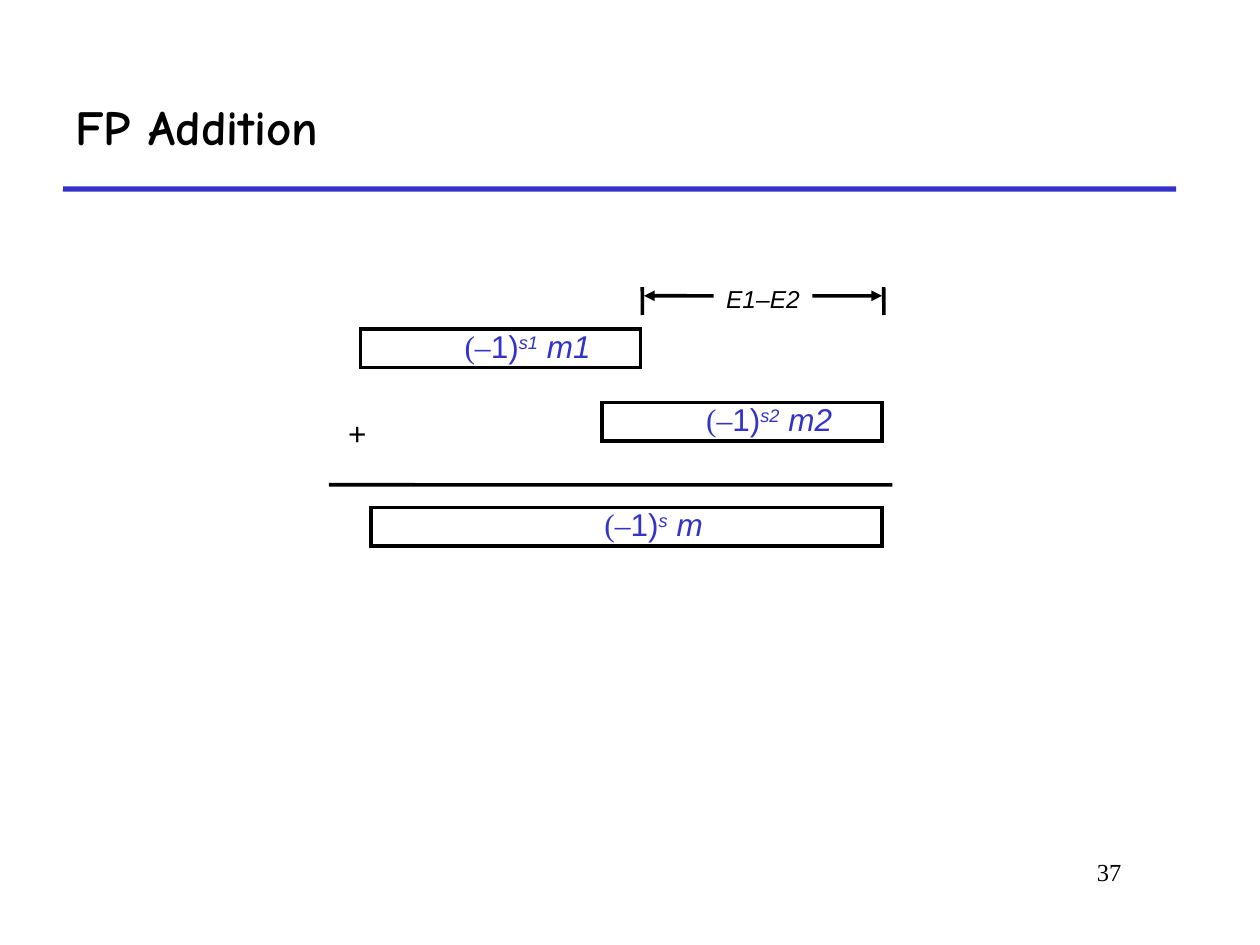
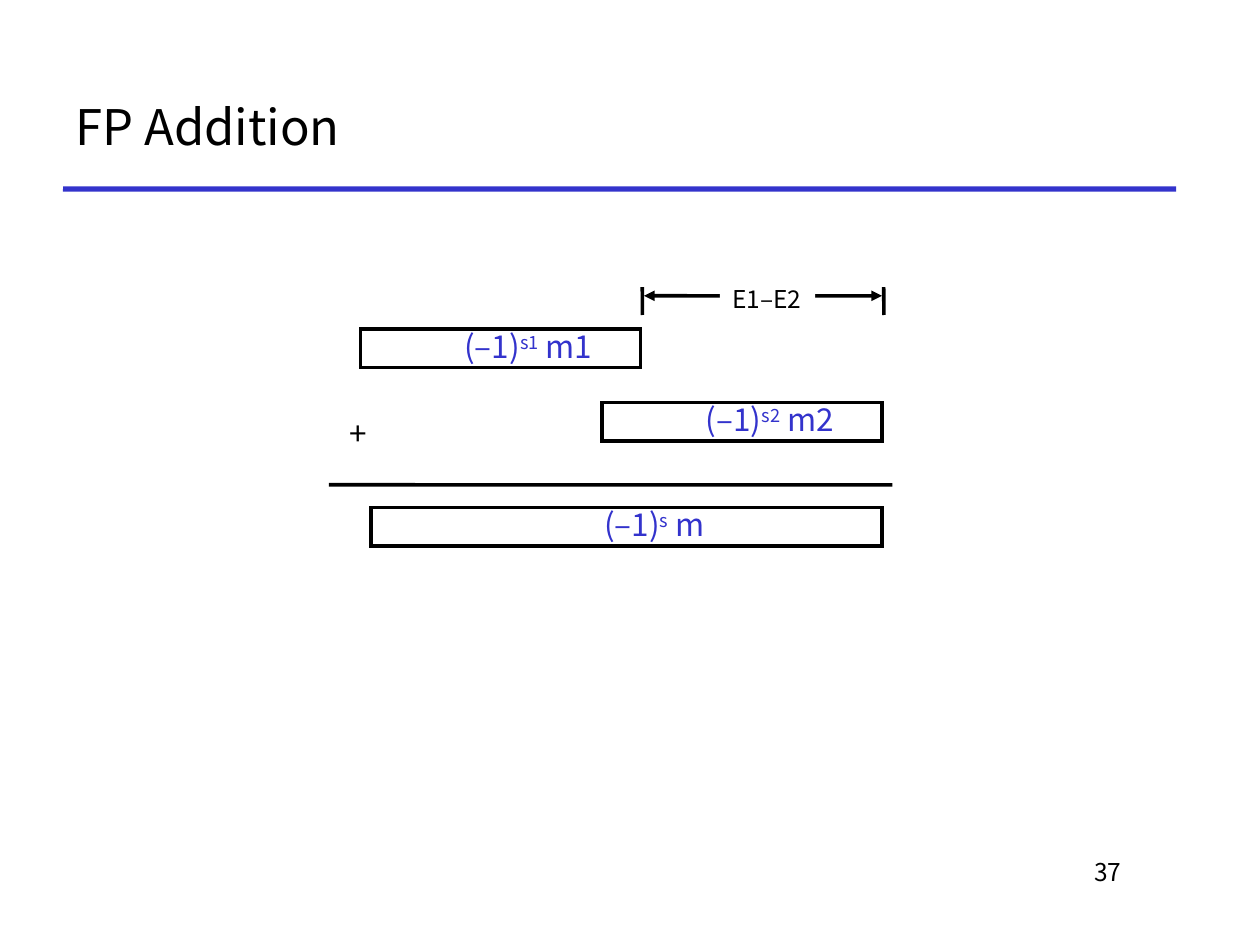
Before and after one commit to To-oTke/oh-my-ics, a slide deck: slide 37 of slides/1-14-float.ppt. Drawn at 1260x945 pixels with LibreOffice and Linux fonts; fonts in the diff are those of the drawing. Boxes give left, top, right and bottom in pixels: in the first picture for what was removed or moved away, otherwise in the second. Text is boxed around its words. In the diff, an @@ line names an element or a change of style, - is before the commit and + after.

```diff
--- a/slides/1-14-float.ppt
+++ b/slides/1-14-float.ppt
@@ title "FP Addition" at box(76, 106, 340, 146): font Comic Neue to Noto Sans CJK KR, bold off @@
@@ text "E1–E2" at box(732, 290, 801, 308): font Arial to Noto Sans CJK KR; italic off in "E1–E2" @@
@@ rectangle "(–1)s1 m1" at box(360, 329, 640, 368): font Times New Roman to Noto Sans CJK KR in "(–1)s1"; font Arial to Noto Sans CJK KR, italic off in "(–1)s1 m1" @@
@@ text "+" at box(338, 408, 381, 459): font Arial to Noto Sans CJK KR @@
@@ rectangle "(–1)s2 m2" at box(602, 402, 882, 441): font Times New Roman to Noto Sans CJK KR in "(–1)s2"; font Arial to Noto Sans CJK KR, italic off in "(–1)s2 m2" @@
@@ rectangle "(–1)s m" at box(370, 508, 882, 547): font Times New Roman to Noto Sans CJK KR in "(–1)s"; font Arial to Noto Sans CJK KR, italic off in "(–1)s m" @@
@@ page number at box(1094, 862, 1121, 882): font Times New Roman to Noto Sans CJK KR @@
```
Also in this commit, not shown: 45 other slides changed, 3 other files.
